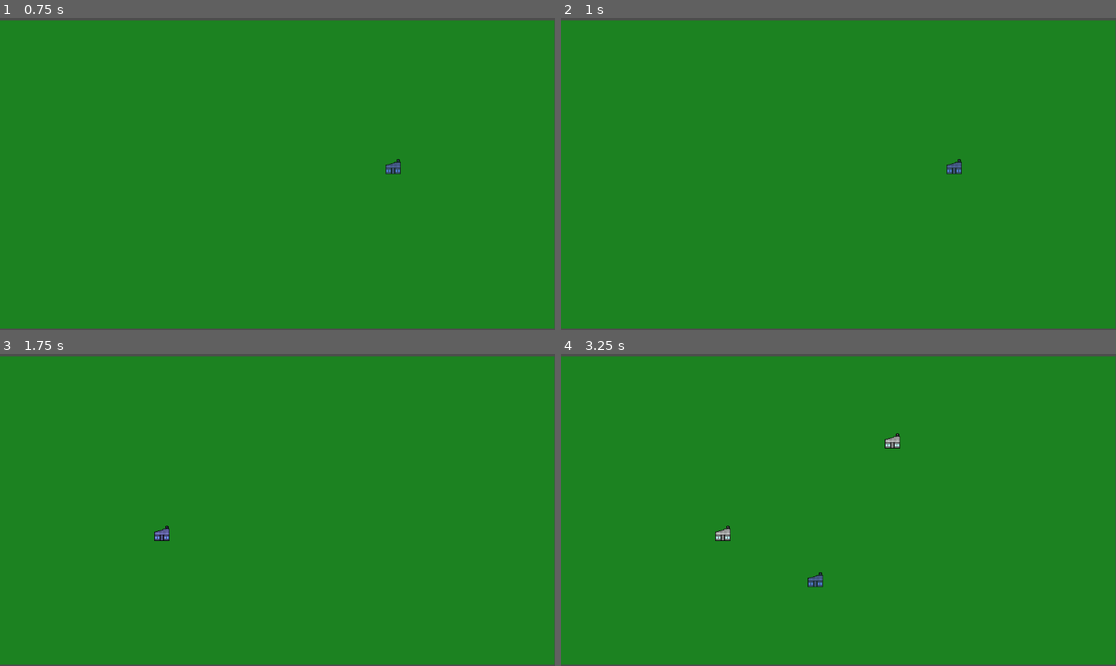
Above: before the commit, frames 1-4 (two rows, left to right).
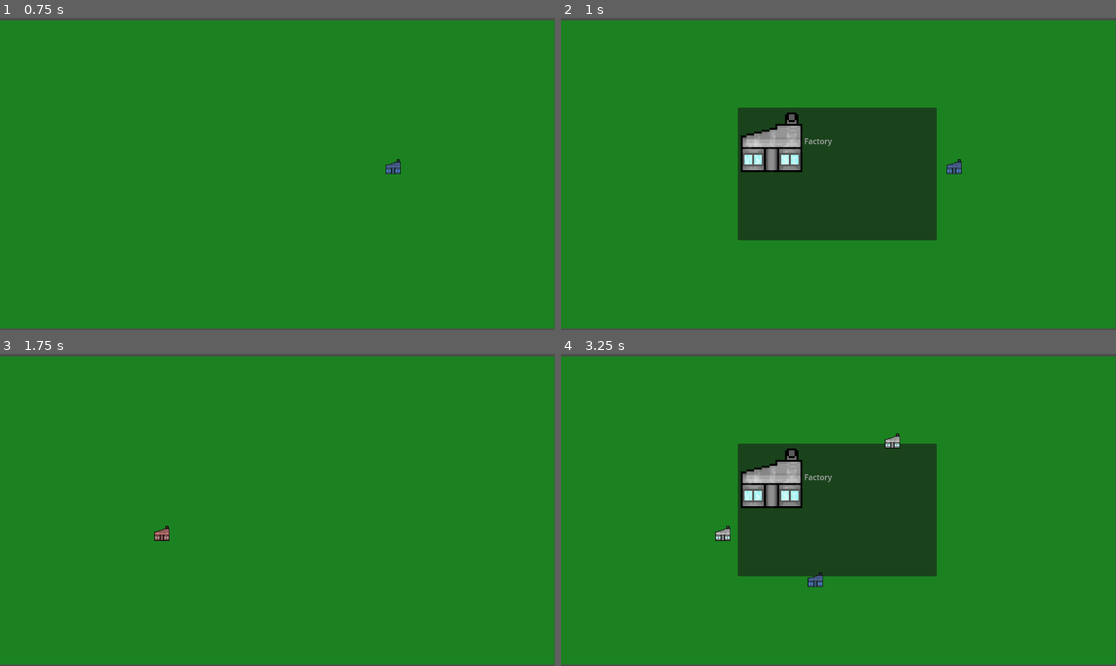
Above: after the commit, the same moments.

Repository: linuskar/DATX11-DIT561-Bachelor-Project-Group-48
Game: Godot game, scene res://scenes/test_placeable_level.tscn
Same seed, same stepped clock (60 frames per second), same inputs: the game is played once before the commit and once after it.
Inputs (mouse positions are in pixels of both pictures, inside the frame that each line leads up to):
- Up to frame 1 (0.75 s): tap Enter at 0.5 s; move the mouse to (399, 158) at 0.52 s; hold B (build) from 0.53 s (still down)
- Up to frame 2 (1 s): keep holding B (build); tap I (i) at 0.8 s
- Up to frame 3 (1.75 s): tap Space at 1.25 s; move the mouse to (166, 525) at 1.27 s; release B (build) at 1.28 s; tap I (i) at 1.35 s; click (166, 525) at 1.55 s
- Up to frame 4 (3.25 s): tap Enter at 2 s; move the mouse to (894, 441) at 2.02 s; press the mouse at (894, 441) at 2.03 s; tap B (build) at 2.3, 2.85 s; tap Space at 2.75 s; move the mouse to (810, 572) at 2.77 s; release the mouse at (810, 572) at 2.78 s; tap I (i) at 3.05 s

Frame 1 is identical in both runs. In frame 2, 15% of the frame differs, in the area x 31-68%, y 28-72%; in frame 3, less than 0.1%; in frame 4, 15%.
Error before the commit: Invalid access to property or key 'visible' on a base object of type 'null instance'. (res://scripts/game_manager.gd:39)

Commit message:
Ändrade om lite i scripten
flyttade lite funktioner

Diff:
--- a/scenes/test_placeable_level.tscn
+++ b/scenes/test_placeable_level.tscn
@@ -1,9 +1,10 @@
-[gd_scene load_steps=7 format=4 uid="uid://dal7dna0dxbuv"]
+[gd_scene load_steps=8 format=4 uid="uid://b0tpsuqne5vkc"]
 
 [ext_resource type="Texture2D" uid="uid://d24u4ttoa7w4d" path="res://pngs/grass_tile.png" id="1_0o4hd"]
+[ext_resource type="Script" path="res://scripts/main.gd" id="1_j4qm3"]
 [ext_resource type="Script" path="res://scripts/build_manager.gd" id="4_e2eq7"]
-[ext_resource type="PackedScene" uid="uid://ct86lpfbpsiyg" path="res://scenes/control.tscn" id="5_4um30"]
-[ext_resource type="PackedScene" uid="uid://ogg000btq0ld" path="res://scenes/factory.tscn" id="5_eqd2l"]
+[ext_resource type="PackedScene" path="res://scenes/control.tscn" id="5_4um30"]
+[ext_resource type="PackedScene" path="res://scenes/factory.tscn" id="5_eqd2l"]
 
 [sub_resource type="TileSetAtlasSource" id="TileSetAtlasSource_wghod"]
 texture = ExtResource("1_0o4hd")
@@ -15,6 +16,7 @@
 sources/1 = SubResource("TileSetAtlasSource_wghod")
 
 [node name="main" type="Node2D"]
+script = ExtResource("1_j4qm3")
 
 [node name="WorldLayer" type="TileMapLayer" parent="."]
 position = Vector2(-1, 1)
--- a/scripts/build_manager.gd
+++ b/scripts/build_manager.gd
@@ -5,6 +5,8 @@
 @export var grid_size: int = 32
 
 @onready var world_layer: TileMapLayer = $"../WorldLayer"
+
+var occupied_tiles: Dictionary = {}
 
 var valid_placement_color: Color = Color(0.5, 0.5, 1, 0.8)
 var invalid_placement_color: Color = Color(1, 0.5, 0.5, 0.8)
@@ -19,7 +21,7 @@
 var in_build_mode: bool = false
 var valid_placement: bool = false
 
-signal placed_building()
+signal placed_building
 
 func _ready() -> void:
 	GameManager.build_mode.connect(_on_build_mode)
@@ -33,14 +35,16 @@
 
 			blueprint.position = world_pos
 
-			if GameManager.is_tile_occupied(world_pos):
+			if is_tile_occupied(world_pos):
+				print("occupied")
 				blueprint.modulate = invalid_placement_color
 				valid_placement = false
 			else:
+				print("fine")
 				blueprint.modulate = valid_placement_color
 				valid_placement = true
 
-			if Input.is_action_just_pressed("place") and valid_placement:
+			if Input.is_action_pressed("place") and valid_placement:
 				place_building()
 
 		GameManager.State.IDLE:
@@ -63,4 +67,11 @@
 	new_building.position = blueprint.position
 	buildings_placed.append(new_building)
 	get_parent().add_child(new_building)
-	placed_building.emit(new_building)
+	_on_placed_building(new_building)
+
+func is_tile_occupied(position: Vector2) -> bool:
+	return occupied_tiles.has(position)
+
+func _on_placed_building(building: Building) -> void:
+	occupied_tiles[building.position] = building
+	#print(occupied_tiles.size())
--- a/scripts/game_manager.gd
+++ b/scripts/game_manager.gd
@@ -1,7 +1,6 @@
 extends Node
 
-var is_building: bool
-var occupied_tiles: Dictionary = {}
+signal build_mode
 
 enum State {
 	IDLE,
@@ -15,8 +14,6 @@
 var state: State
 var previous_state: State
 
-signal build_mode
-
 # Called when the node enters the scene tree for the first time.
 func _ready() -> void:
 	set_state(State.IDLE)
@@ -24,23 +21,3 @@
 # Called every frame. 'delta' is the elapsed time since the previous frame.
 func _process(_delta: float) -> void:
 	pass
-
-func _input(event) -> void:
-	if event.is_action_pressed("build"):
-		match state:
-			State.IDLE:
-				set_state(State.PLACE_BUILDING)
-			State.PLACE_BUILDING:
-				set_state(State.IDLE)
-
-		build_mode.emit()
-
-	if event.is_action_pressed("i"):
-		$"../Control".visible = !$"../Control".visible
-
-func is_tile_occupied(position: Vector2) -> bool:
-	return occupied_tiles.has(position)
-
-func _on_placed_building(building: Building) -> void:
-	occupied_tiles[building.position] = building
-	#print(occupied_tiles.size())
--- /dev/null
+++ b/scripts/main.gd
@@ -0,0 +1,27 @@
+extends Node
+
+@onready var control: Control = $Control
+# Called when the node enters the scene tree for the first time.
+func _ready() -> void:
+	pass
+
+
+# Called every frame. 'delta' is the elapsed time since the previous frame.
+func _process(_delta: float) -> void:
+	pass
+
+func _input(event) -> void:
+	if event.is_action_pressed("build"):
+
+		match GameManager.state:
+
+			GameManager.State.IDLE:
+				GameManager.set_state(GameManager.State.PLACE_BUILDING)
+
+			GameManager.State.PLACE_BUILDING:
+				GameManager.set_state(GameManager.State.IDLE)
+
+		GameManager.build_mode.emit()
+
+	if event.is_action_pressed("i"):
+		control.visible = !control.visible
